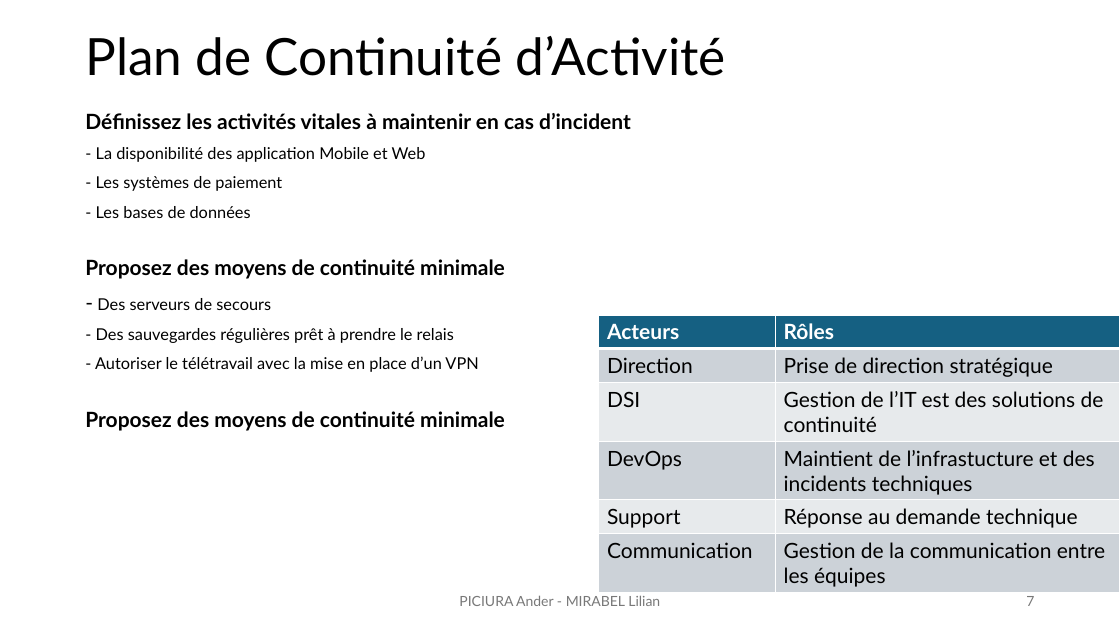
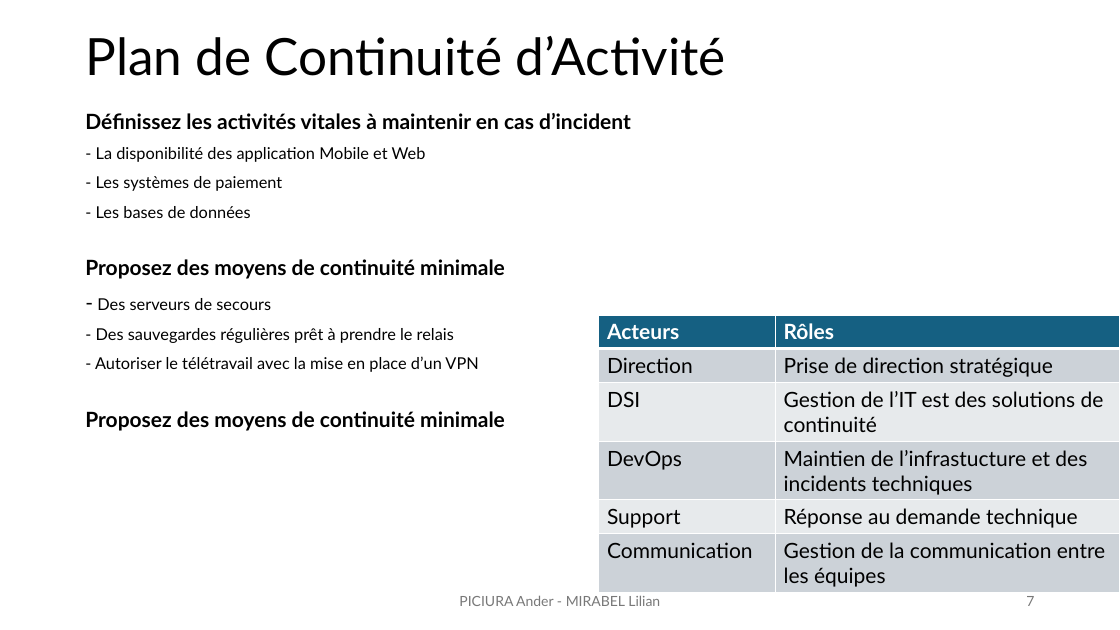
Before and after one commit to lilianmirabel/TPodoo, a slide deck: slide 7 of TP6_Exploitation_faille_0day_Lilian_Ander.pptx. Drawn at 1120x630 pixels with LibreOffice and Linux fonts; fonts in the diff are those of the drawing. Boxes give left, top, right and bottom in pixels: in the first picture for what was removed or moved away, otherwise in the second. Text is boxed around its words. In the diff, an @@ line names an element or a change of style, - is before the commit and + after.

```diff
--- a/TP6_Exploitation_faille_0day_Lilian_Ander.pptx
+++ b/TP6_Exploitation_faille_0day_Lilian_Ander.pptx
@@ table at box(599, 315, 1120, 592) @@
-row 4, column 2: Maintient de l’infrastucture et des incidents techniques
+row 4, column 2: Maintien de l’infrastucture et des incidents techniques
```
Also in this commit, not shown: 1 other slide changed.
